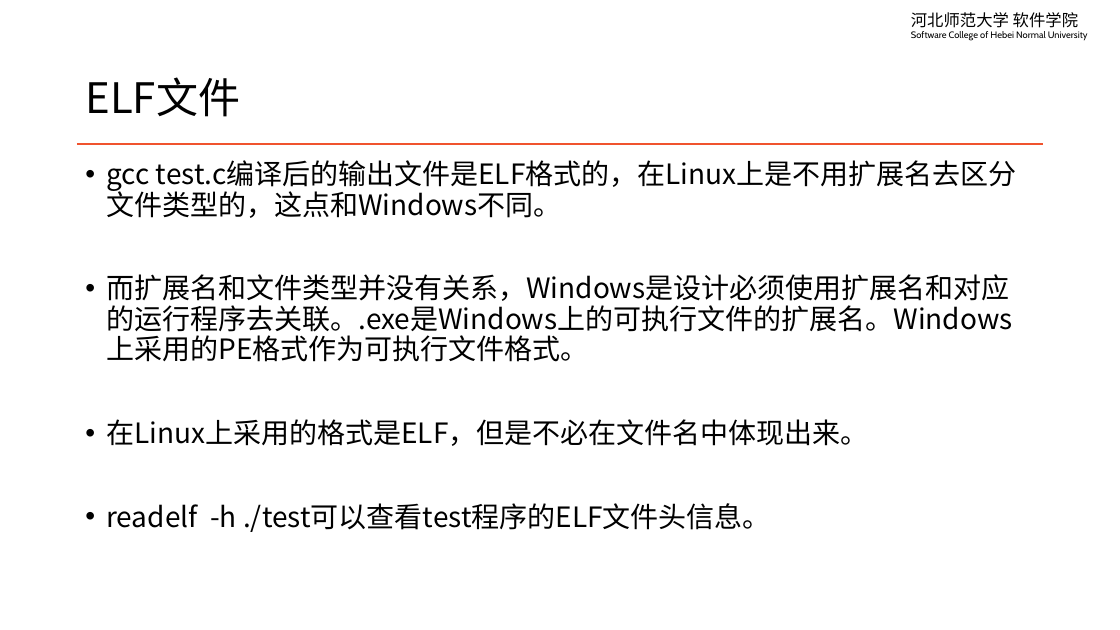
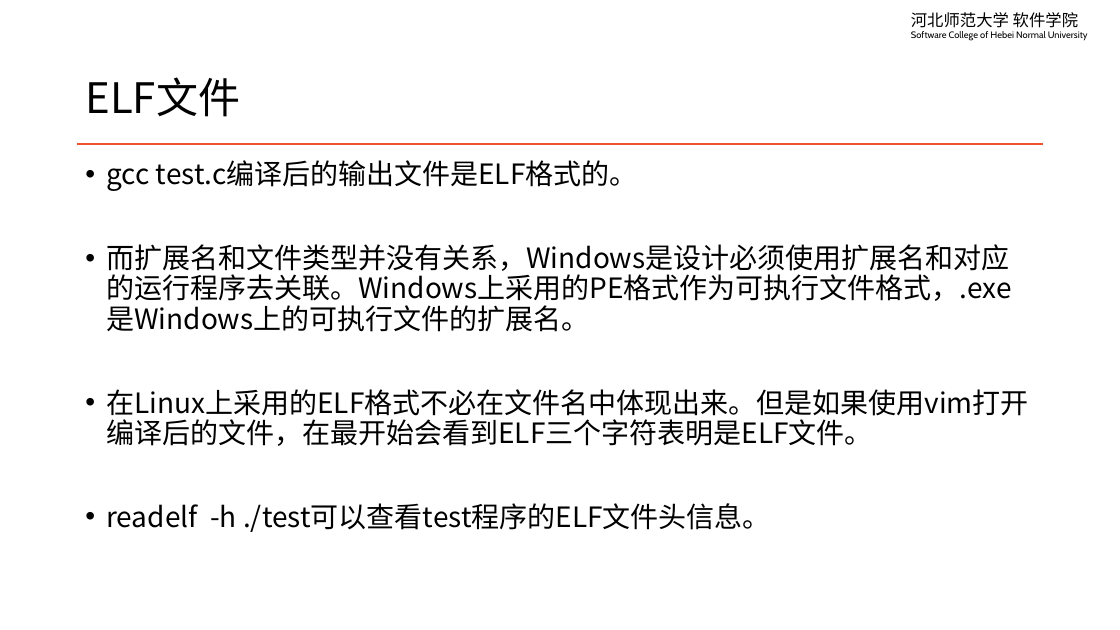
Before and after one commit to edu2act/course-linux-system, a slide deck: slide 7 of materials/slides/ch13-vim-and-linux-c-programming.pptx. Drawn at 1120x630 pixels with LibreOffice and Linux fonts; fonts in the diff are those of the drawing. Boxes give left, top, right and bottom in pixels: in the first picture for what was removed or moved away, otherwise in the second. Text is boxed around its words. In the diff, an @@ line names an element or a change of style, - is before the commit and + after.

```diff
--- a/materials/slides/ch13-vim-and-linux-c-programming.pptx
+++ b/materials/slides/ch13-vim-and-linux-c-programming.pptx
@@ text at (106, 160, 1028, 446): text changed @@
-• gcc test.c编译后的输出文件是ELF格式的，在Linux上是不用扩展名去区分文件类型的，这点和Windows不同。
-• 而扩展名和文件类型并没有关系，Windows是设计必须使用扩展名和对应的运行程序去关联。.exe是Windows上的可执行文件的扩展名。Windows上采用的PE格式作为可执行文件格式。
-• 在Linux上采用的格式是ELF，但是不必在文件名中体现出来。
+• gcc test.c编译后的输出文件是ELF格式的。
+• 而扩展名和文件类型并没有关系，Windows是设计必须使用扩展名和对应的运行程序去关联。Windows上采用的PE格式作为可执行文件格式，.exe是Windows上的可执行文件的扩展名。
+• 在Linux上采用的ELF格式不必在文件名中体现出来。但是如果使用vim打开编译后的文件，在最开始会看到ELF三个字符表明是ELF文件。
```
Also in this commit, not shown: 8 other slides changed, 1 slide added, 1 slide removed, 9 other files.
